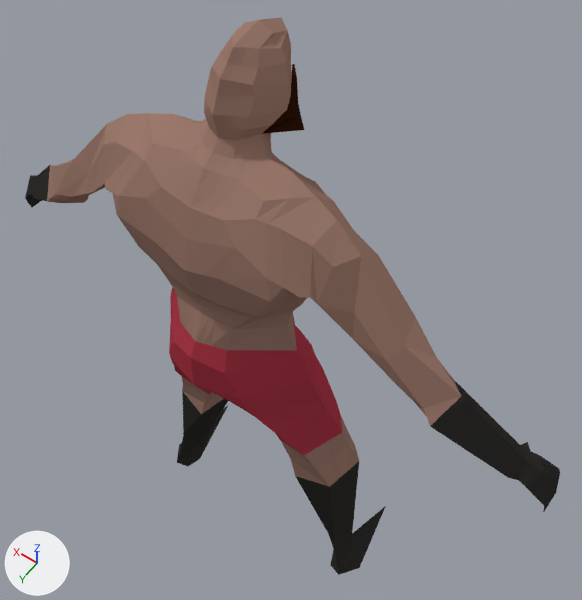
The Blender file Assets/Blender/Barbarian.blend as it was, and as the next commit left it.
Both versions are drawn from a 50 mm lens placed at (-0.772, 0.972, 2.701), pointed at (0.025, -0.143, 0.949). The axes (+X, +Y, +Z) are drawn at lower left. The lights are the same throughout.

Objects in the first picture: 'Barbarian'.
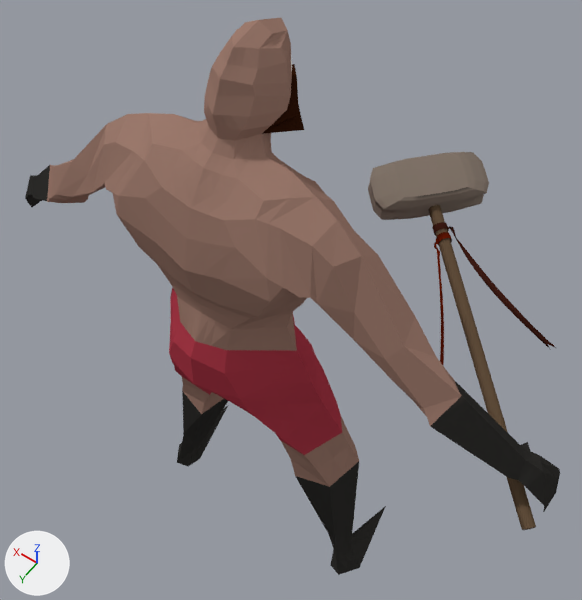
Changed parts and their boxes (x1, y1, x2, y2) in the pictures (582 x 600 px):
'Head', added (brown): after (368, 152, 536, 530)
'Cylinder.002', added (red): after (432, 222, 556, 348)
'Cylinder.001', added (red): after (434, 232, 452, 365)

The change in detail:
Picture 'Maul.png' (img_maul_png) is new.
Material 'Maul' (mat_maul) is new.
Its texture is img_maul_png.
Mesh me_cylinder_004 is new.
It has 496 vertices, 428 faces and spans x -0.018..0.165, y -0.056..0.018, z -0.355..0.027.
It uses material mat_maul (picture img_maul_png).
Mesh me_cylinder_003 is new.
It has 523 vertices, 423 faces, 63 loose edges and spans x -0.018..0.138, y -0.036..0.018, z -0.396..0.0.
It uses material mat_maul (picture img_maul_png).
Mesh me_mesh is new.
It has 434 vertices, 416 faces and spans x 0.089..0.386, y -0.372..-0.264, z 1.058..1.99.
It uses material mat_maul (picture img_maul_png).
Object 'Cylinder.002' (ob_cylinder_002) is new; it shows me_cylinder_004.
Its location is (-0.284, -0.359, 1.215).
Its rotation in degrees is (-75, -1.9, -134).
Object 'Cylinder.001' (ob_cylinder_001) is new; it shows me_cylinder_003.
Its location is (-0.286, -0.357, 1.214).
Its rotation in degrees is (84, 7.3, 48).
Object 'Head' (ob_head) is new; it shows me_mesh.
Its location is (-1.319, 0.928, 0.443).
Its rotation in degrees is (-75, -1.9, -134).
